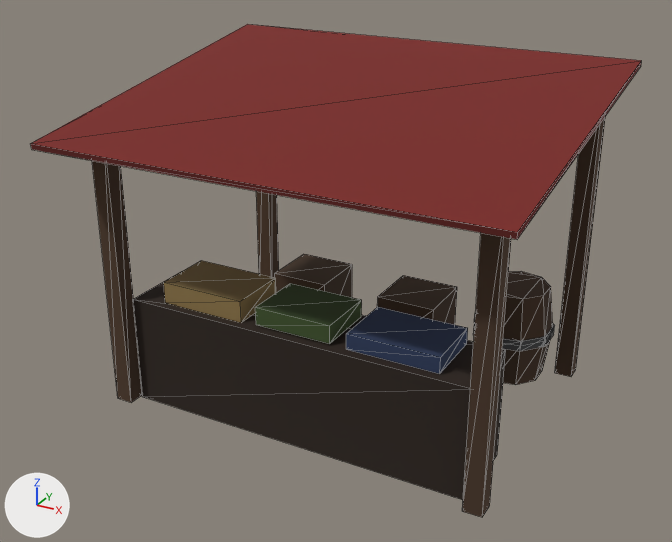
Before and after pictures for a commit that changed the glTF model assets/models/walk_any_stall.glb.
One viewpoint serves both versions: a 50 mm lens placed at (3.56, -6.82, 4.54), pointed at (-0.03, -0.28, 1.27). Arrows for +X, +Y and +Z are at lower left; the lights stay in place. The picture after the commit comes second. Mesh edges are drawn as thin lines. Objects named as collision shapes, trigger or cutter boxes, shadow casters or lower levels of detail are left out. Vertices at exactly the same position are counted once.

The first picture shows 'walk_any_stall', 'walk_any_stall_roof'.
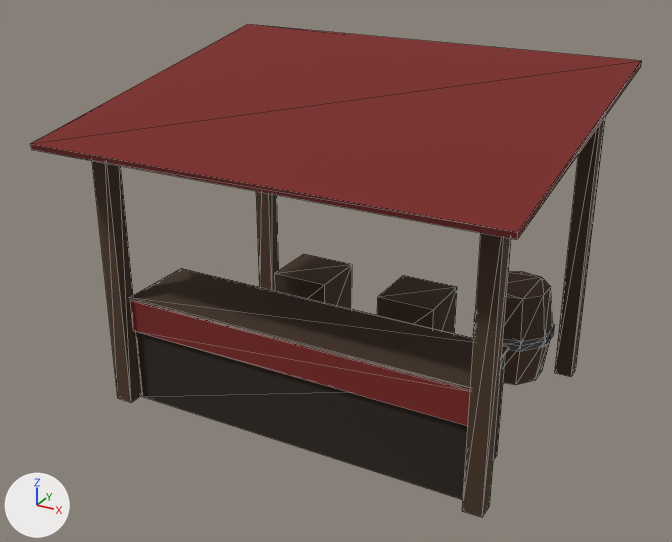
Boxes (x1, y1, x2, y2) around the edits, measured in the pictures (672 x 542 px):
part 1 of me_walk_any_stall, added (brown): after (129, 268, 509, 390)
part 2 of me_walk_any_stall, added (red): after (130, 300, 470, 426)
part 3 of me_walk_any_stall, deleted (brown): before (164, 260, 276, 323)
part 4 of me_walk_any_stall, deleted (green): before (255, 283, 362, 344)
part 5 of me_walk_any_stall, deleted (blue): before (346, 307, 468, 374)

The change in detail:
me_walk_any_stall is used by ob_walk_any_stall; location (0.0, 0.0, 0.0).
me_walk_any_stall had 125 vertices, 202 faces and spanned x -1.78..1.78, y -1.28..1.38, z 0.0..2.9.
me_walk_any_stall now has 117 vertices, 190 faces and spans x -1.78..1.78, y -1.28..1.38, z 0.0..2.9.
me_walk_any_stall part 1: a new loose piece, a box spanning x -1.62..1.62, y -1.17..-0.43, z 1.0..1.02, in mat_palette_matte (picture img_palette).
me_walk_any_stall part 2: a new loose piece, a box spanning x -1.6..1.6, y -1.185..-1.155, z 0.7..1.0, in mat_palette_matte (picture img_palette).
me_walk_any_stall part 3: the loose piece of 8 vertices spanning x -1.3..-0.5, y -1.08..-0.52, z 1.0..1.2 is deleted.
me_walk_any_stall part 4: the loose piece of 8 vertices spanning x -0.35..0.35, y -1.08..-0.52, z 1.02..1.18 is deleted.
me_walk_any_stall part 5: the loose piece of 8 vertices spanning x 0.5..1.3, y -1.08..-0.52, z 1.01..1.15 is deleted.
